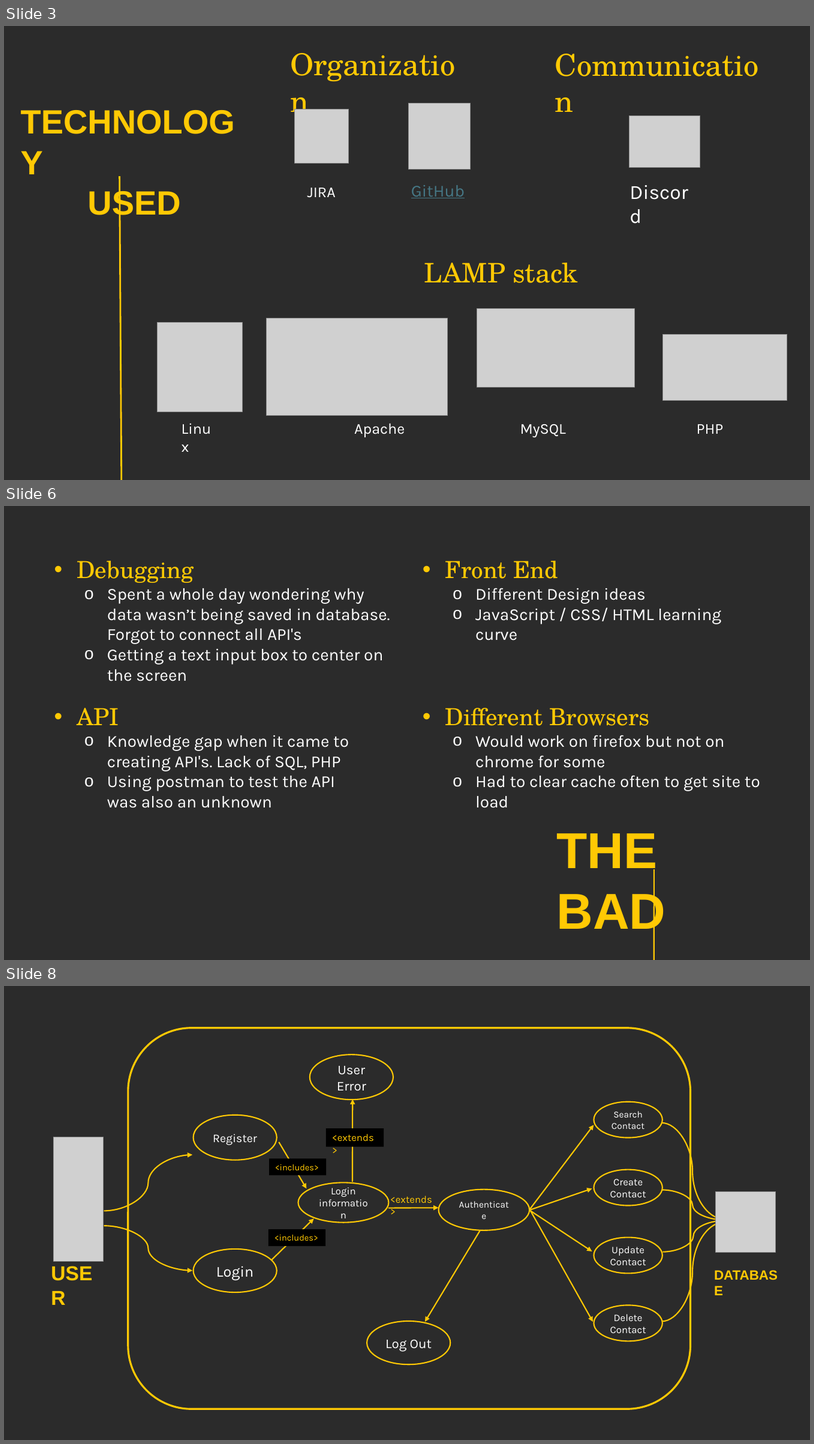
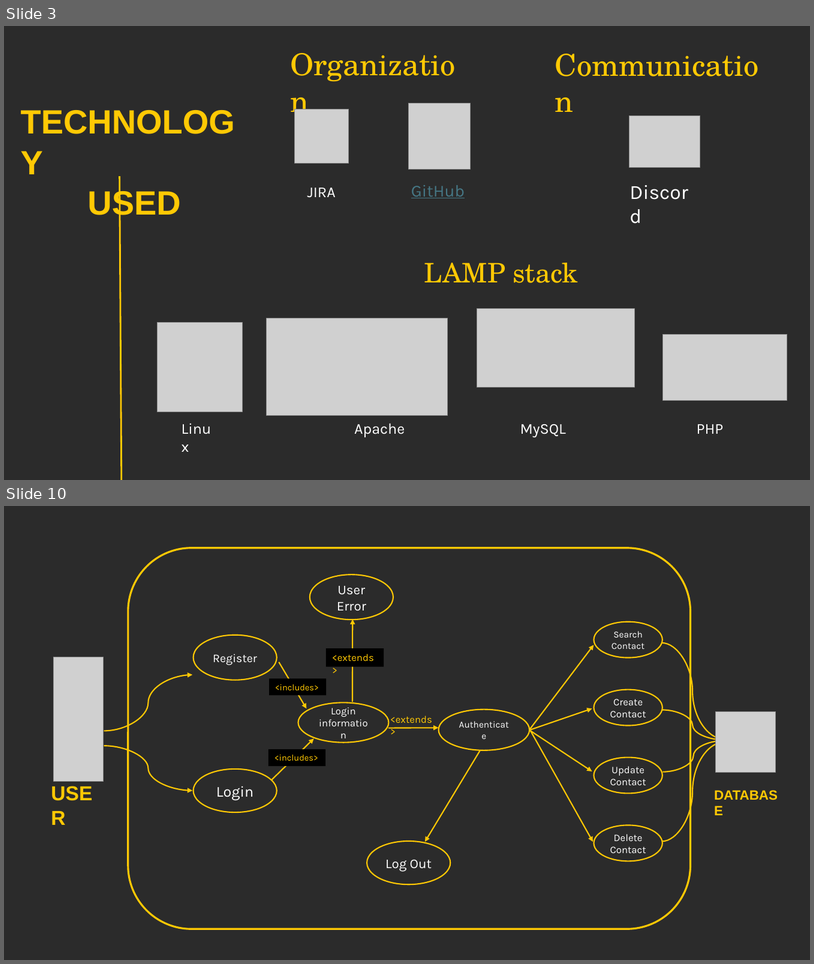
Before and after one commit to BrandalfGray/Processes, a slide deck: Presentation 4.pptx. Shown one above the other, each under a label of ours: slides 3, 6 and 8 before the commit, slides 3 and 10 after it; the slides between them are not shown. The pictures are 814x1444 and 814x964 pixels, drawn with LibreOffice and Linux fonts; fonts in the diff are those of the drawing; grey boxes stand for pictures; background and template pictures are left out; a plain dark background stands for a picture behind light text. Boxes give left, top, right and bottom in pixels: in the first picture for what was removed or moved away, otherwise in the second. Text is boxed around its words. In the diff, an @@ line names an element or a change of style, - is before the commit and + after.

```diff
--- a/Presentation 4.pptx
+++ b/Presentation 4.pptx
@@ slide 6 removed at (x1=4, y1=506, x2=810, y2=960), background picture (left out) @@
@@ text removed at (x1=77, y1=561, x2=390, y2=681) @@
-• Debugging
-  o Spent a whole day wondering why data wasn’t being saved in database. Forgot to connect all API's
-  o Getting a text input box to center on the screen
@@ text removed at (x1=446, y1=561, x2=722, y2=640) @@
-• Front End
-  o Different Design ideas
-  o JavaScript / CSS/ HTML learning curve
@@ text removed at (x1=77, y1=708, x2=349, y2=808) @@
-• API
-  o Knowledge gap when it came to creating API's. Lack of SQL, PHP
-  o Using postman to test the API was also an unknown
@@ text removed at (x1=446, y1=708, x2=761, y2=808) @@
-• Different Browsers
-  o Would work on firefox but not on chrome for some
-  o Had to clear cache often to get site to load
@@ text removed at (x1=557, y1=833, x2=666, y2=937) @@
-THE BAD
@@ line removed from (654, 869) to (654, 960) @@
@@ what was slide 8 is now slide 10 @@
```
Also in this commit, not shown: 3 slides changed, 3 slides added.
